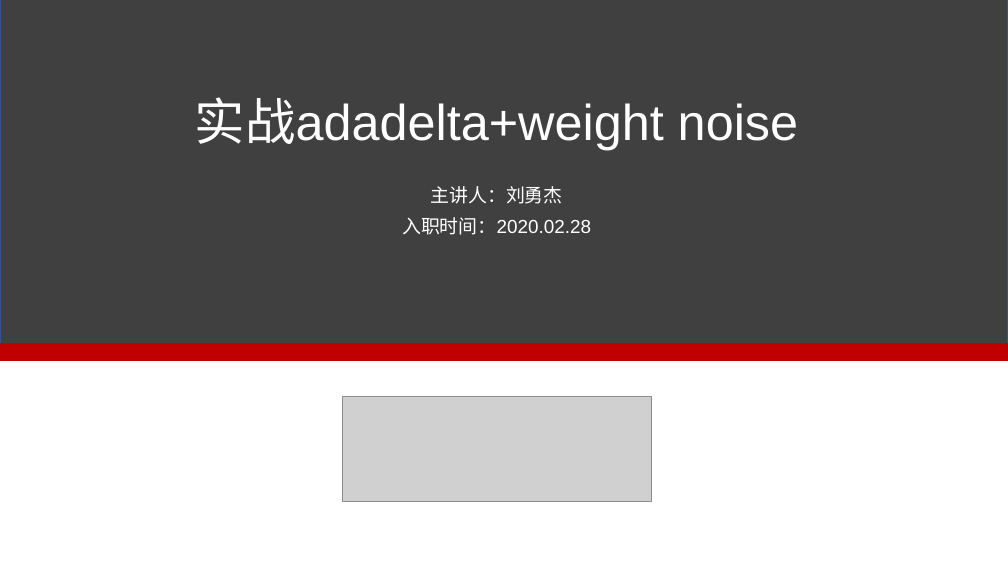
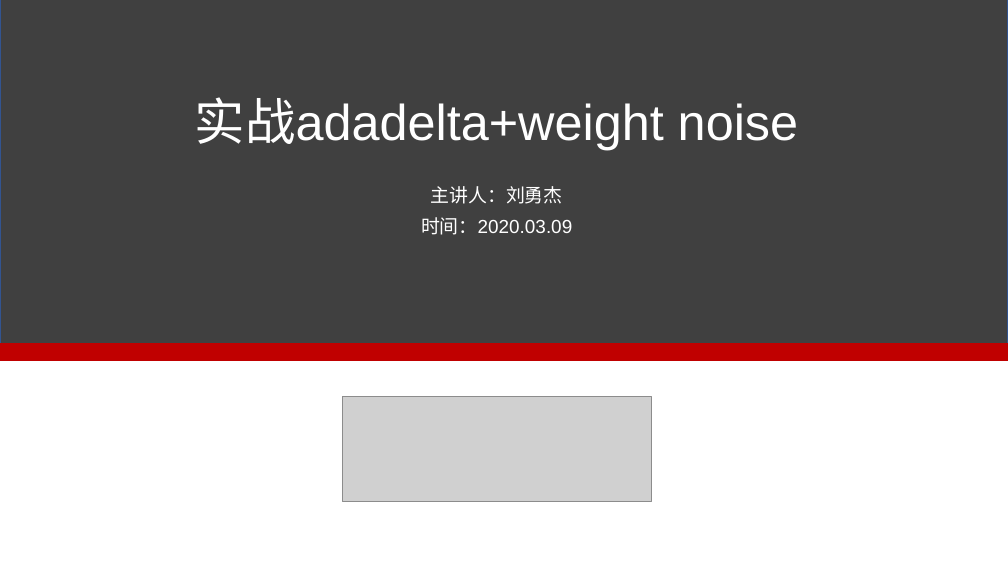
Before and after one commit to liuyongjie985/adadelta_weight_noise, a slide deck: slide 1 of adadelta+weight_noise.pptx. Drawn at 1008x567 pixels with LibreOffice and Linux fonts; fonts in the diff are those of the drawing; grey boxes stand for pictures. Boxes give left, top, right and bottom in pixels: in the first picture for what was removed or moved away, otherwise in the second. Text is boxed around its words. In the diff, an @@ line names an element or a change of style, - is before the commit and + after.

```diff
--- a/adadelta+weight_noise.pptx
+++ b/adadelta+weight_noise.pptx
@@ subtitle at box(421, 217, 572, 235): text changed @@
-入职时间：2020.02.28
+时间：2020.03.09
```
Also in this commit, not shown: 3 other slides changed, 1 other file.
